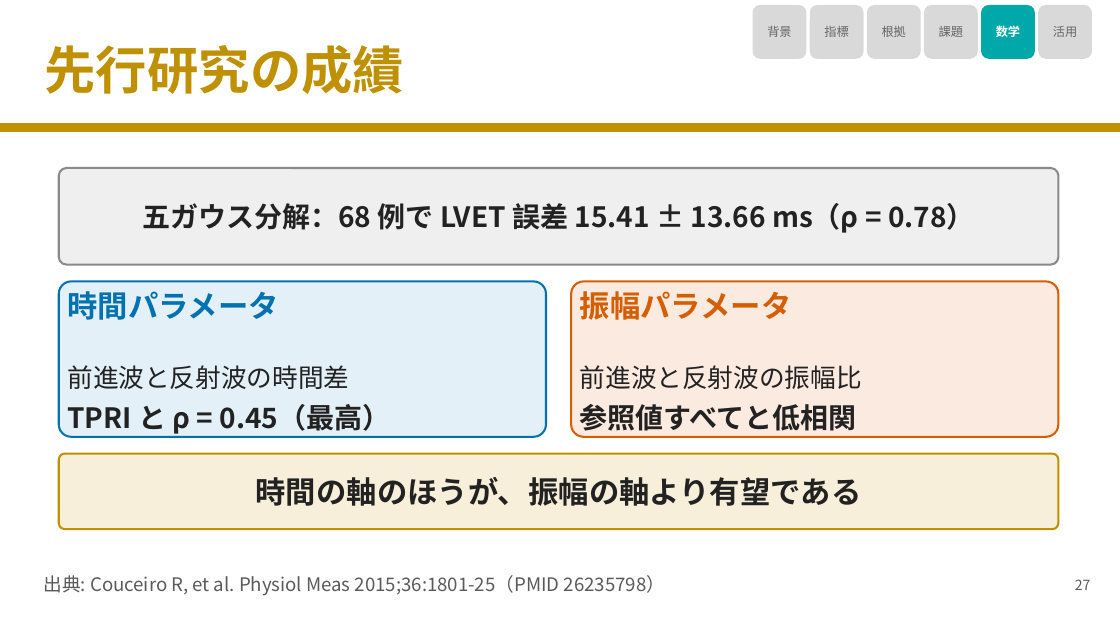
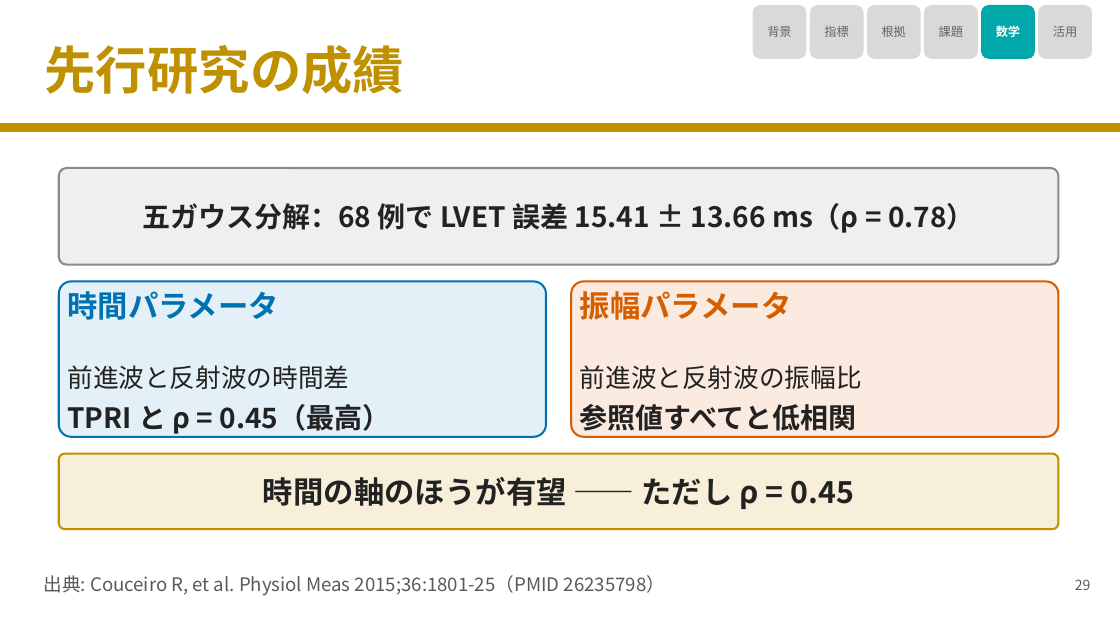
Before and after one commit to nobumitsu-3141/ppg-study, a slide deck: slide 30 of slides/PPG_SI_RI_reflected_wave_slides.pptx (slide 28 before the commit). Drawn at 1120x630 pixels with LibreOffice and Linux fonts; fonts in the diff are those of the drawing. Boxes give left, top, right and bottom in pixels: in the first picture for what was removed or moved away, otherwise in the second. Text is boxed around its words. In the diff, an @@ line names an element or a change of style, - is before the commit and + after.

```diff
--- a/slides/PPG_SI_RI_reflected_wave_slides.pptx
+++ b/slides/PPG_SI_RI_reflected_wave_slides.pptx
@@ text in rounded rectangle at bbox=[263, 477, 854, 509]: text changed @@
-時間の軸のほうが、振幅の軸より有望である
+時間の軸のほうが有望 ―― ただし ρ = 0.45
@@ text at bbox=[1075, 579, 1091, 590]: text changed @@
-27
+29
```
Also in this commit, not shown: 23 other slides changed, 5 slides added, 6 other files.
